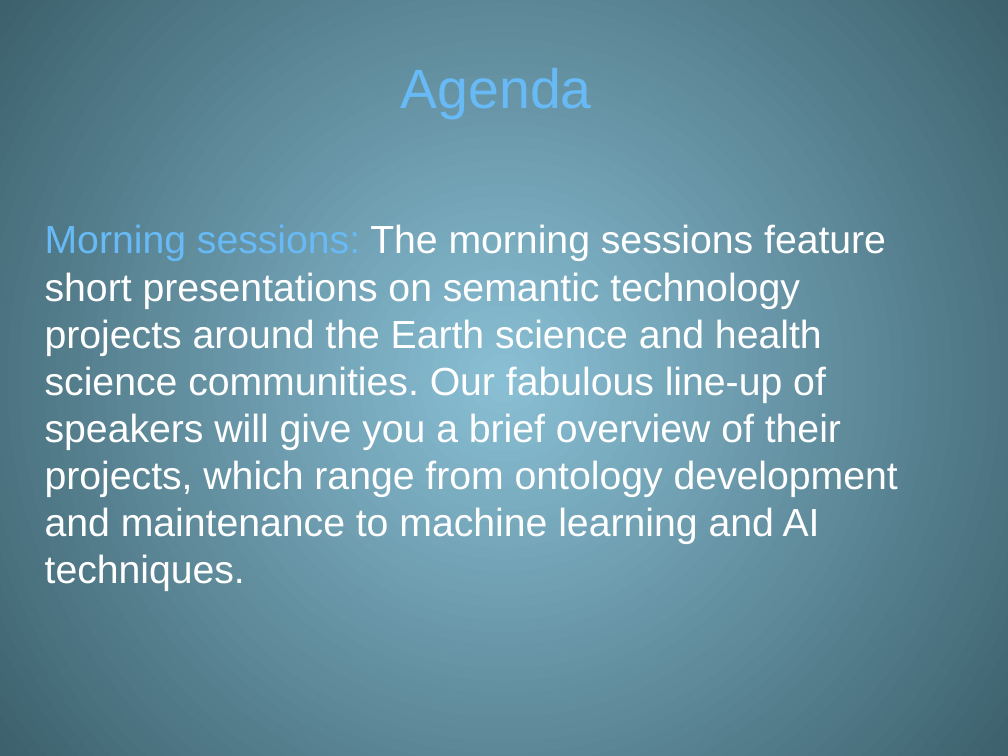
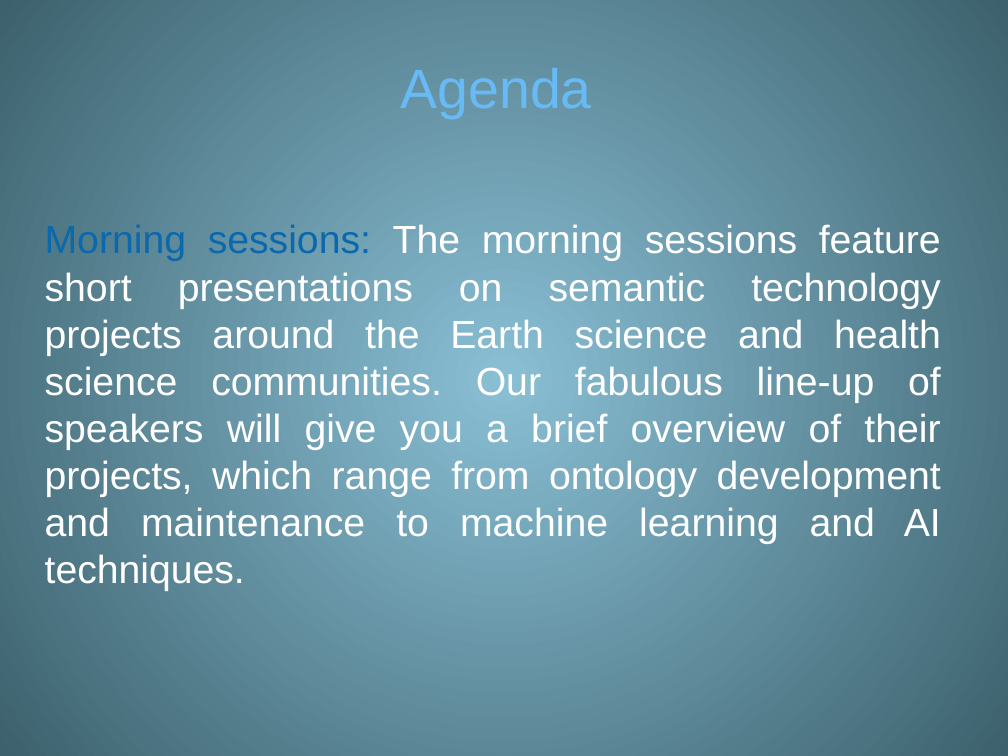
Before and after one commit to ESIPFed/stc, a slide deck: slide 4 of symposium/2018/talks/power_point/2018 Geosemantics Symposium Intro.pptx (slide 3 before the commit). Drawn at 1008x756 pixels with LibreOffice and Linux fonts; fonts in the diff are those of the drawing. Boxes give left, top, right and bottom in pixels: in the first picture for what was removed or moved away, otherwise in the second. Text is boxed around its words. In the diff, an @@ line names an element or a change of style, - is before the commit and + after.

```diff
--- a/symposium/2018/talks/power_point/2018 Geosemantics Symposium Intro.pptx
+++ b/symposium/2018/talks/power_point/2018 Geosemantics Symposium Intro.pptx
@@ text "Morning sessions: The morning sessions ..." at box(45, 224, 941, 591): text colour #67BAF6 to #0A68AC in "Morning sessions:"; alignment left to justified @@
```
Also in this commit, not shown: 4 other slides changed, 3 slides added.
